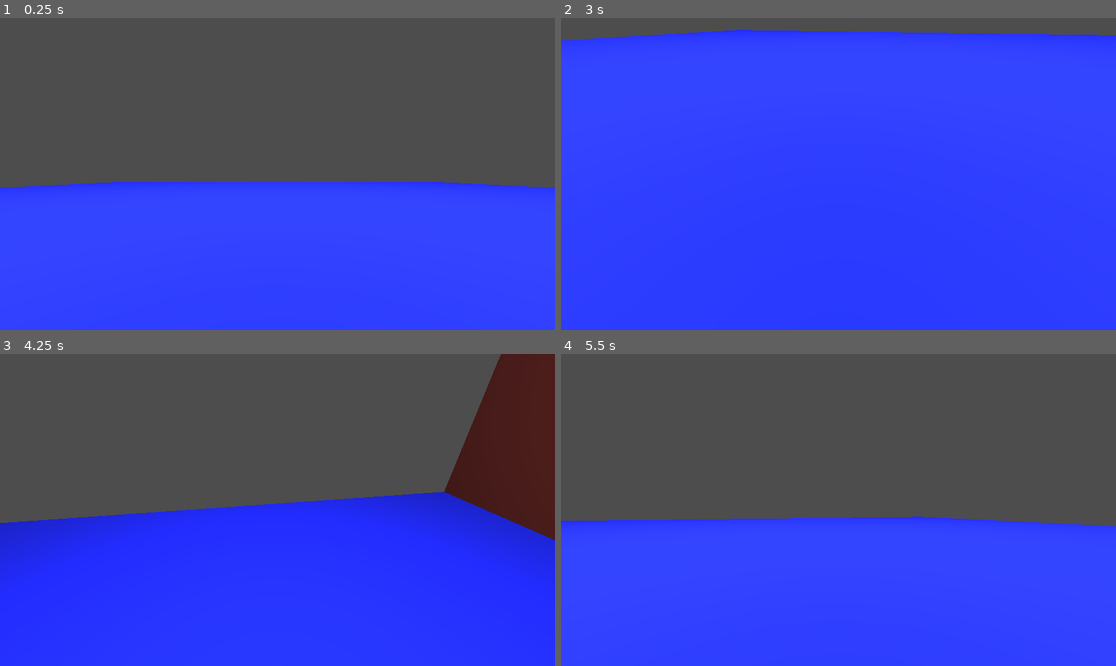
Above: before the commit, frames 1-4 (two rows, left to right).
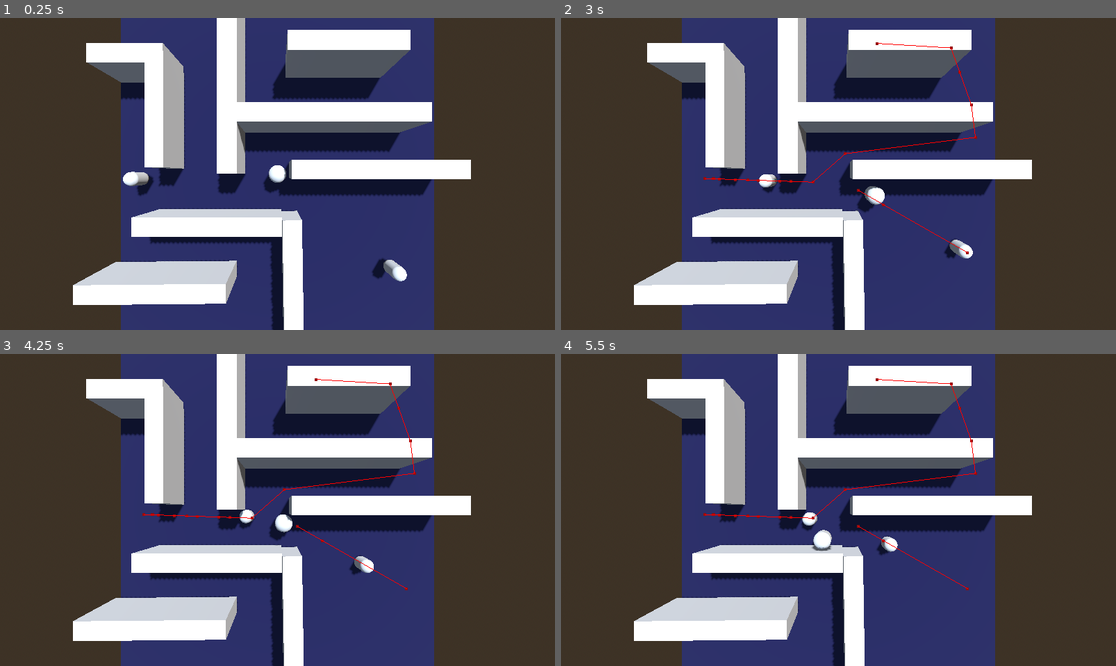
Above: after the commit, the same moments.

Repository: pudgypoultry/godotwildjam7-25
Game: Godot game, scene res://Sandboxes/Stella/maze_nav.tscn
Same seed, same stepped clock (60 frames per second), same inputs: the game is played once before the commit and once after it. Before the commit the project starts from res://Sandboxes/Andrew/SpiderPlayground.tscn.
Inputs (mouse positions are in pixels of both pictures, inside the frame that each line leads up to):
- Up to frame 1 (0.25 s): no input
- Up to frame 2 (3 s): tap Enter (ui_accept) at 0.5 s; move the mouse to (960, 158) at 0.52 s; hold Right (ui_right) 0.53-1.28 s; tap Space (Jump) at 0.77, 1.52 s; move the mouse to (727, 189) at 1.27 s; hold Down (ui_down) 1.28-2.03 s; move the mouse to (894, 105) at 2.02 s; hold Right (ui_right) 2.03-2.78 s; move the mouse to (810, 236) at 2.77 s; hold Up (ui_up) from 2.78 s (still down)
- Up to frame 3 (4.25 s): tap Space (Jump) at 3.02, 3.77 s; move the mouse to (444, 556) at 3.52 s; release Up (ui_up) at 3.53 s; hold Left (ui_left) from 3.53 s (still down)
- Up to frame 4 (5.5 s): move the mouse to (672, 463) at 4.27 s; tap Space (Jump) at 4.52 s; move the mouse to (866, 510) at 5.02 s; release Left (ui_left) at 5.03 s; hold Down (ui_down) from 5.03 s (still down)

The runs differ from the first frame. In frame 1, 97% of the frame differs, in the area x 0-100%, y 0-100%; in frame 2, 100%; in frame 3, 89%; in frame 4, 97%.

Commit message:
starter state stuff

Diff:
--- /dev/null
+++ b/Sandboxes/Stella/HumanExplore.gd
@@ -0,0 +1,46 @@
+extends State
+class_name HumanExplore
+
+@export var debug = false
+@onready var navigation_agent_3d = $"../../NavigationAgent3D"
+@onready var nav_npc = $"../.."
+
+
+var pathing = false
+var idle_time : float = 1.0
+var speed : int = 2.5
+
+var timer : float = 0.0
+
+func Physics_Update(delta):
+	if debug:
+		print(navigation_agent_3d.distance_to_target())
+	if pathing:
+		var destination = navigation_agent_3d.get_next_path_position()
+		var local_destination = destination - nav_npc.global_position
+		var direction = local_destination.normalized()
+
+
+		nav_npc.velocity = direction * speed
+		nav_npc.move_and_slide()
+
+	else:
+		# not pathing. have character wait for a bit before picking new dest
+		timer += delta
+		if timer > idle_time:
+			timer = 0
+			pathing = true
+			var random_position := Vector3.ZERO
+			random_position.x = randf_range(-10.0, 10.0)
+			random_position.z = randf_range(-10.0, 10.0)
+			navigation_agent_3d.set_target_position(random_position)
+
+
+func _on_navigation_agent_3d_target_reached():
+	print("target reached!")
+	pathing = false
+
+
+func _on_area_3d_body_entered(body):
+	print("3d body entered!")
+	Transitioned.emit(self, "playerseen")
--- a/Sandboxes/Stella/NavNPC.tscn
+++ b/Sandboxes/Stella/NavNPC.tscn
@@ -1,14 +1,17 @@
-[gd_scene load_steps=4 format=3 uid="uid://bycw3ydt4rvmd"]
+[gd_scene load_steps=7 format=3 uid="uid://bycw3ydt4rvmd"]
 
-[ext_resource type="Script" uid="uid://bvjm4aashj3wy" path="res://Sandboxes/Stella/navigation_npc.gd" id="1_4lqx7"]
+[ext_resource type="Script" uid="uid://c2k6d8rqsonv3" path="res://Sandboxes/Stella/state_machine.gd" id="2_knyxn"]
+[ext_resource type="Script" uid="uid://cpnqeyex2aora" path="res://Sandboxes/Stella/HumanExplore.gd" id="2_uafth"]
+[ext_resource type="Script" uid="uid://dwq455lenc70t" path="res://Sandboxes/Stella/player_seen.gd" id="3_uafth"]
 
 [sub_resource type="CapsuleMesh" id="CapsuleMesh_knyxn"]
 
 [sub_resource type="ConvexPolygonShape3D" id="ConvexPolygonShape3D_uafth"]
 points = PackedVector3Array(-0.125207, -0.532801, -0.480507, 0.0227831, 0.47607, 0.498884, 0.169713, 0.559144, 0.464172 …(924 unchanged characters)…
 
+[sub_resource type="SphereShape3D" id="SphereShape3D_knyxn"]
+
 [node name="NavNPC" type="CharacterBody3D"]
-script = ExtResource("1_4lqx7")
 
 [node name="MeshInstance3D" type="MeshInstance3D" parent="."]
 mesh = SubResource("CapsuleMesh_knyxn")
@@ -18,8 +21,28 @@
 
 [node name="NavigationAgent3D" type="NavigationAgent3D" parent="."]
 target_desired_distance = 0.75
-path_max_distance = 9.91
-avoidance_enabled = true
+path_max_distance = 5.41
 debug_enabled = true
 
+[node name="State Machine" type="Node" parent="." node_paths=PackedStringArray("initial_state")]
+script = ExtResource("2_knyxn")
+initial_state = NodePath("IdleExplore")
+
+[node name="IdleExplore" type="Node" parent="State Machine"]
+script = ExtResource("2_uafth")
+
+[node name="PlayerSeen" type="Node" parent="State Machine"]
+script = ExtResource("3_uafth")
+
+[node name="Area3D" type="Area3D" parent="."]
+collision_mask = 2
+
+[node name="CollisionShape3D" type="CollisionShape3D" parent="Area3D"]
+transform = Transform3D(5, 0, 0, 0, 5, 0, 0, 0, 5, 0, 0, 0)
+shape = SubResource("SphereShape3D_knyxn")
+
 [connection signal="target_reached" from="NavigationAgent3D" to="." method="_on_navigation_agent_3d_target_reached"]
+[connection signal="target_reached" from="NavigationAgent3D" to="State Machine/IdleExplore" method="_on_navigation_agent_3d_target_reached"]
+[connection signal="target_reached" from="NavigationAgent3D" to="State Machine/PlayerSeen" method="_on_navigation_agent_3d_target_reached"]
+[connection signal="body_entered" from="Area3D" to="State Machine/IdleExplore" method="_on_area_3d_body_entered"]
+[connection signal="body_entered" from="Area3D" to="State Machine/PlayerSeen" method="_on_area_3d_body_entered"]
--- /dev/null
+++ b/Sandboxes/Stella/State.gd
@@ -0,0 +1,18 @@
+extends Node
+# skeleton of this code comes from this tutorial:
+# https://www.youtube.com/watch?v=ow_Lum-Agbs&ab_channel=Bitlytic
+class_name State
+
+signal Transitioned
+
+func Enter():
+	pass
+
+func Exit():
+	pass
+
+func Update(_delta):
+	pass
+
+func Physics_Update(_delta):
+	pass
--- /dev/null
+++ b/Sandboxes/Stella/charcontrolltest.gd
@@ -0,0 +1,12 @@
+extends CharacterBody3D
+
+var speed = 2.5
+
+func _physics_process(delta):
+	var direction: Vector2 = Input.get_vector("ui_left", "ui_right", "ui_up", "ui_down")
+	var direction3 := Vector3(direction.x, 0, direction.y)
+
+	velocity.x = direction3.x * speed
+	velocity.z = direction3.z * speed
+
+	move_and_slide()
--- a/Sandboxes/Stella/maze_nav.tscn
+++ b/Sandboxes/Stella/maze_nav.tscn
@@ -1,6 +1,7 @@
-[gd_scene load_steps=7 format=3 uid="uid://cx37jgko4slem"]
+[gd_scene load_steps=10 format=3 uid="uid://cx37jgko4slem"]
 
 [ext_resource type="PackedScene" uid="uid://bycw3ydt4rvmd" path="res://Sandboxes/Stella/NavNPC.tscn" id="1_tdiip"]
+[ext_resource type="Script" uid="uid://csh1l3sgeuryv" path="res://Sandboxes/Stella/charcontrolltest.gd" id="2_etyeu"]
 
 [sub_resource type="NavigationMesh" id="NavigationMesh_etyeu"]
 vertices = PackedVector3Array(-5.3281, 0.5, 0, -6.3281, 0.5, 0.25, -6.3281, 0.5, 1.5, -3.8281, 0.5, 1.5, -3.5781, 0.5,  …(994 unchanged characters)…
@@ -22,6 +23,10 @@
 
 [sub_resource type="StandardMaterial3D" id="StandardMaterial3D_tdiip"]
 albedo_color = Color(0.00453159, 0, 0.180372, 1)
+
+[sub_resource type="CapsuleShape3D" id="CapsuleShape3D_w7v5q"]
+
+[sub_resource type="CapsuleMesh" id="CapsuleMesh_jv7yy"]
 
 [node name="MazeNav" type="NavigationRegion3D"]
 navigation_mesh = SubResource("NavigationMesh_etyeu")
@@ -86,10 +91,21 @@
 size = Vector3(7.7226, 2.71671, 1)
 
 [node name="NavNPC" parent="." instance=ExtResource("1_tdiip")]
-transform = Transform3D(0.8, 0, 0, 0, 0.8, 0, 0, 0, 0.8, 5.4998, 1.12624, 5.60001)
+transform = Transform3D(0.8, 0, 0, 0, 0.8, 0, 0, 0, 0.8, 6.82742, 1.12624, 5.60001)
 
-[node name="NavNPC2" parent="." instance=ExtResource("1_tdiip")]
-transform = Transform3D(0.8, 0, 0, 0, 0.8, 0, 0, 0, 0.8, 8.41033, 1.12624, -7.93972)
+[node name="NavNPC3" parent="." instance=ExtResource("1_tdiip")]
+transform = Transform3D(0.8, 0, 0, 0, 0.8, 0, 0, 0, 0.8, -8.22365, 1.12624, 0.280171)
 
 [node name="Camera3D" type="Camera3D" parent="."]
 transform = Transform3D(1, 0, 0, 0, -4.37114e-08, 1, 0, -1, -4.37114e-08, 0, 13, 0)
+
+[node name="Player" type="CharacterBody3D" parent="." groups=["Player"]]
+transform = Transform3D(1, 0, 0, 0, 1, 0, 0, 0, 1, 0, 1.00877, 0)
+collision_layer = 3
+script = ExtResource("2_etyeu")
+
+[node name="CollisionShape3D" type="CollisionShape3D" parent="Player"]
+shape = SubResource("CapsuleShape3D_w7v5q")
+
+[node name="MeshInstance3D" type="MeshInstance3D" parent="Player"]
+mesh = SubResource("CapsuleMesh_jv7yy")
--- /dev/null
+++ b/Sandboxes/Stella/player_seen.gd
@@ -0,0 +1,25 @@
+extends State
+class_name PlayerSeen
+
+@export var debug = false
+@onready var navigation_agent_3d = $"../../NavigationAgent3D"
+@onready var nav_npc = $"../.."
+
+
+var run_speed = 3.5
+var chase_threshold = 2
+var player : CharacterBody3D
+
+func Enter():
+	player = get_tree().get_first_node_in_group("Player")
+
+func Physics_Update(_delta):
+	var direction = player.global_position - nav_npc.global_position
+
+	if direction.length() > chase_threshold:
+		nav_npc.velocity = direction.normalized() * run_speed
+
+	else:
+		nav_npc.velocity = Vector3.ZERO
+
+	nav_npc.move_and_slide()
--- /dev/null
+++ b/Sandboxes/Stella/state_machine.gd
@@ -0,0 +1,38 @@
+extends Node
+
+@export var initial_state : State
+var current_state : State
+var states : Dictionary = {}
+
+func _ready():
+	for child in get_children():
+		if child is State:
+			states[child.name.to_lower()] = child
+			child.Transitioned.connect(on_child_transition)
+
+	if initial_state:
+		initial_state.Enter()
+		current_state = initial_state
+
+func _process(delta):
+	if current_state:
+		current_state.Update(delta)
+
+func _physics_process(delta):
+	if current_state:
+		current_state.Physics_Update(delta)
+
+
+func on_child_transition(state, new_state_name):
+	if state != current_state:
+		return
+
+	var new_state = states.get(new_state_name.to_lower())
+	if !new_state:
+		return
+
+	if current_state:
+		current_state.Exit()
+
+	new_state.Enter()
+	current_state = new_state
--- a/project.godot
+++ b/project.godot
@@ -11,7 +11,7 @@
 [application]
 
 config/name="GodotWildJam7-25"
-run/main_scene="uid://cdxpgy6a5x8b1"
+run/main_scene="uid://cx37jgko4slem"
 config/features=PackedStringArray("4.4", "GL Compatibility")
 config/icon="res://icon.svg"
 
Not shown, added: Sandboxes/Stella/HumanExplore.gd.uid
Not shown, added: Sandboxes/Stella/State.gd.uid
Not shown, added: Sandboxes/Stella/charcontrolltest.gd.uid
Not shown, added: Sandboxes/Stella/player_seen.gd.uid
Not shown, added: Sandboxes/Stella/state_machine.gd.uid
